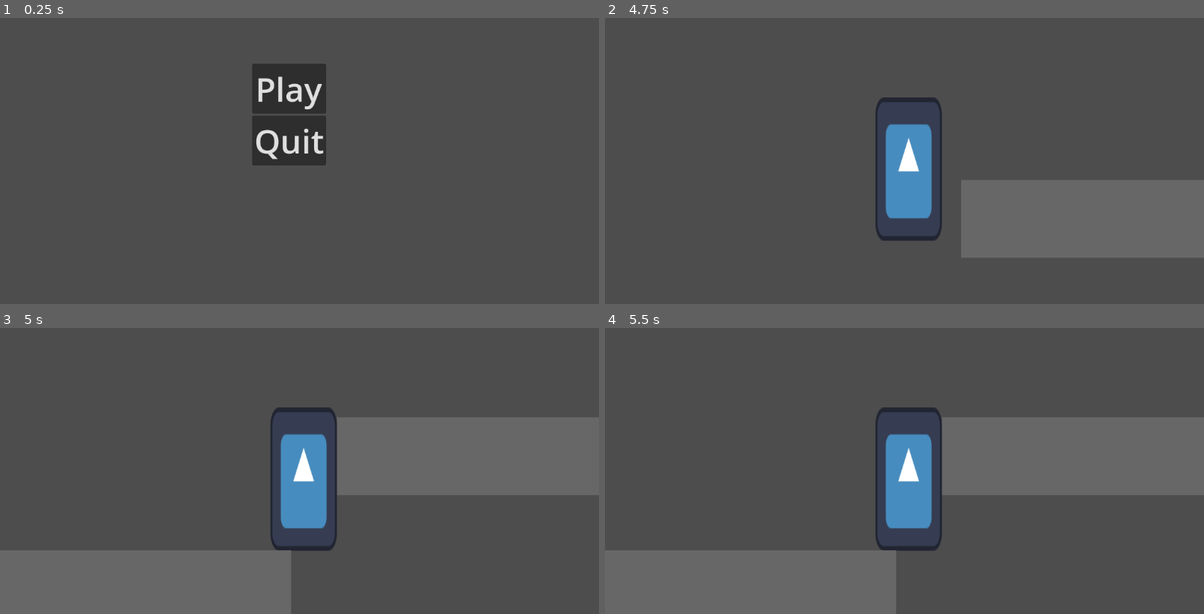
Above: before the commit, frames 1-4 (two rows, left to right).
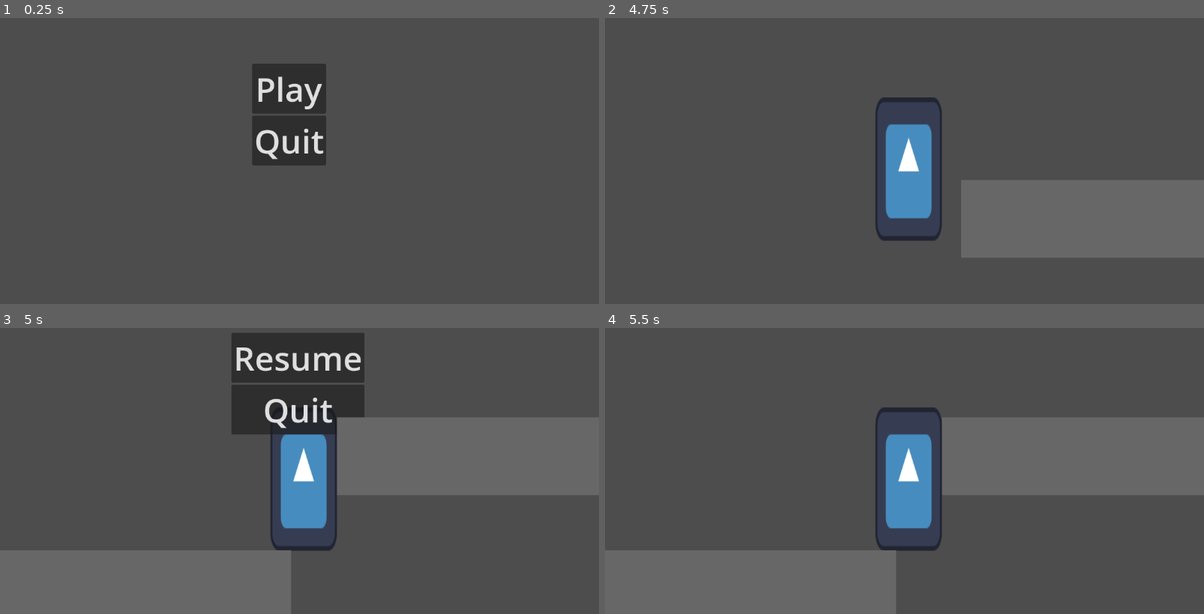
Above: after the commit, the same moments.

Repository: prejammers/godot-platformer
Game: Godot game, scene res://scene/menu.tscn
The game is run twice, just before and just after one commit, with the same random seed, the same clock (stepped at 60 frames per second) and the same inputs. The engine's default icon, where the game draws it, is replaced by a stand-in: a white triangle on a blue panel in a dark square.
Inputs (mouse positions are in pixels of both pictures, inside the frame that each line leads up to):
- Up to frame 1 (0.25 s): no input
- Up to frame 2 (4.75 s): click "Play" at 0.5 s; tap Enter at 1.25 s; hold D (move_right) 1.28-2.78 s; tap Space (jump) at 1.52, 2.27, 3.77, 4.52 s; hold A (move_left) 2.78-3.53 s; hold D (move_right) from 3.53 s (still down)
- Up to frame 3 (5 s): keep holding D (move_right); tap Escape (Pause, bound only after the commit) at 4.9 s
- Up to frame 4 (5.5 s): release D (move_right) at 5 s; click (904, 356) at 5 s, where only the run after the commit has a clickable "Resume"

Frames 1-2 are identical in both runs. In frame 3, 7.1% of the frame differs, in the area x 38-61%, y 1-38%; in frame 4, nothing differs.

Commit message:
pause menu done

Diff:
--- a/project.godot
+++ b/project.godot
@@ -38,3 +38,8 @@
 , Object(InputEventKey,"resource_local_to_scene":false,"resource_name":"","device":-1,"window_id":0,"alt_pressed":false,"shift_pressed":false,"ctrl_pressed":false,"meta_pressed":false,"pressed":false,"keycode":0,"physical_keycode":4194325,"key_label":0,"unicode":0,"echo":false,"script":null)
 ]
 }
+Pause={
+"deadzone": 0.5,
+"events": [Object(InputEventKey,"resource_local_to_scene":false,"resource_name":"","device":-1,"window_id":0,"alt_pressed":false,"shift_pressed":false,"ctrl_pressed":false,"meta_pressed":false,"pressed":false,"keycode":0,"physical_keycode":4194305,"key_label":0,"unicode":0,"echo":false,"script":null)
+]
+}
--- a/scene/menu.tscn
+++ b/scene/menu.tscn
@@ -1,10 +1,6 @@
-
 [gd_scene load_steps=2 format=3 uid="uid://qqh8h3oibc4j"]
 
 [ext_resource type="Script" path="res://scripts/menu.gd" id="1_swkqe"]
-
-[ext_resource type="scripts" path="res://scripts/menu.gd" id="1_675ie"]
-
 
 [node name="Menu" type="Control"]
 layout_mode = 3
--- /dev/null
+++ b/scene/pause_menu.tscn
@@ -0,0 +1,42 @@
+[gd_scene load_steps=2 format=3 uid="uid://chsx24ortjlhy"]
+
+[ext_resource type="Script" path="res://scripts/pause_menu.gd" id="1_fmuq7"]
+
+[node name="Pause_Menu" type="Control"]
+layout_mode = 3
+anchors_preset = 15
+anchor_right = 1.0
+anchor_bottom = 1.0
+grow_horizontal = 2
+grow_vertical = 2
+script = ExtResource("1_fmuq7")
+
+[node name="MarginContainer" type="MarginContainer" parent="."]
+layout_mode = 1
+anchors_preset = 8
+anchor_left = 0.5
+anchor_top = 0.5
+anchor_right = 0.5
+anchor_bottom = 0.5
+offset_left = -128.0
+offset_top = -98.0
+offset_right = 128.0
+offset_bottom = 98.0
+grow_horizontal = 2
+grow_vertical = 2
+
+[node name="VBoxContainer" type="VBoxContainer" parent="MarginContainer"]
+layout_mode = 2
+
+[node name="Resume" type="Button" parent="MarginContainer/VBoxContainer"]
+layout_mode = 2
+theme_override_font_sizes/font_size = 64
+text = "Resume"
+
+[node name="Quit" type="Button" parent="MarginContainer/VBoxContainer"]
+layout_mode = 2
+theme_override_font_sizes/font_size = 64
+text = "Quit"
+
+[connection signal="pressed" from="MarginContainer/VBoxContainer/Resume" to="." method="_on_resume_pressed"]
+[connection signal="pressed" from="MarginContainer/VBoxContainer/Quit" to="." method="_on_quit_pressed"]
--- a/scene/world.tscn
+++ b/scene/world.tscn
@@ -1,7 +1,8 @@
-[gd_scene load_steps=5 format=3 uid="uid://bxnwli5lenjfn"]
+[gd_scene load_steps=6 format=3 uid="uid://bxnwli5lenjfn"]
 
 [ext_resource type="PackedScene" uid="uid://i7acxieay1og" path="res://scene/player.tscn" id="1_aew1j"]
 [ext_resource type="Script" path="res://scripts/world.gd" id="1_gkxe2"]
+[ext_resource type="PackedScene" uid="uid://chsx24ortjlhy" path="res://scene/pause_menu.tscn" id="3_ygyix"]
 
 [sub_resource type="QuadMesh" id="QuadMesh_3bwms"]
 size = Vector2(1000, 150)
@@ -14,6 +15,23 @@
 
 [node name="Player" parent="." instance=ExtResource("1_aew1j")]
 position = Vector2(478, 442)
+
+[node name="Camera2D2" type="Camera2D" parent="Player"]
+position = Vector2(-486, -642)
+
+[node name="Pause_Menu" parent="Player/Camera2D2" instance=ExtResource("3_ygyix")]
+visible = false
+anchors_preset = 8
+anchor_left = 0.5
+anchor_top = 0.5
+anchor_right = 0.5
+anchor_bottom = 0.5
+offset_left = 475.0
+offset_top = 322.0
+offset_right = 475.0
+offset_bottom = 322.0
+size_flags_horizontal = 4
+size_flags_vertical = 4
 
 [node name="Platform" type="StaticBody2D" parent="."]
 position = Vector2(576, 576)
--- /dev/null
+++ b/scripts/pause_menu.gd
@@ -0,0 +1,9 @@
+extends Control
+
+@onready var main = $"../../.."
+
+func _on_resume_pressed():
+	main.pauseMenu()
+
+func _on_quit_pressed():
+	get_tree().quit()
--- a/scripts/world.gd
+++ b/scripts/world.gd
@@ -1,16 +1,18 @@
 extends Node2D
 
-func game_over():
-	pass
-
-func new_game():
-	pass
-
-# Called when the node enters the scene tree for the first time.
-func _ready():
-	pass
-
+@onready var pause_menu = $Player/Camera2D2/Pause_Menu
+var paused = false
 
 # Called every frame. 'delta' is the elapsed time since the previous frame.
 func _process(delta):
-	pass
+	if Input.is_action_just_pressed("Pause"):
+		pauseMenu()
+
+func pauseMenu():
+	if paused:
+		pause_menu.hide()
+		Engine.time_scale = 1
+	else:
+		pause_menu.show()
+		Engine.time_scale = 0
+	paused = !paused
